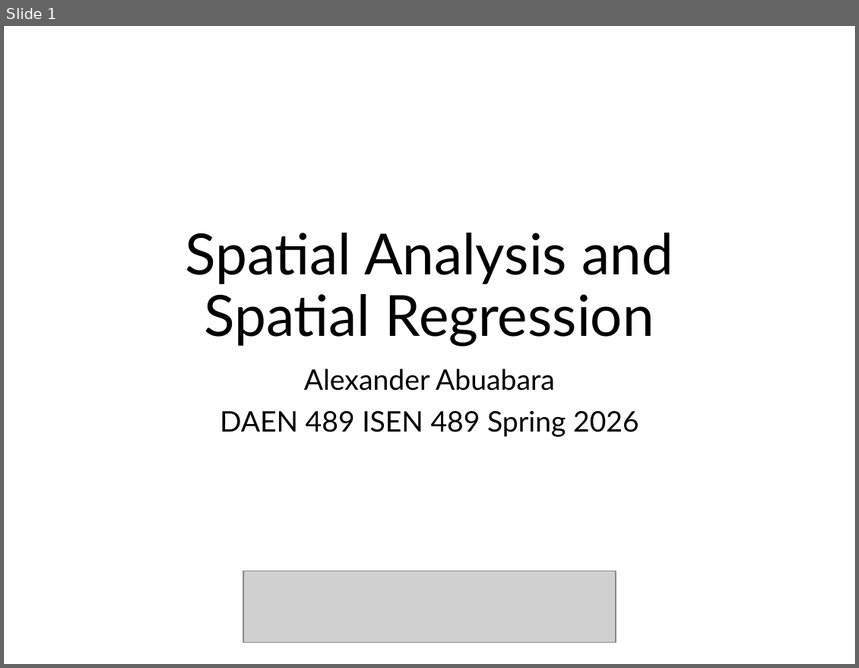
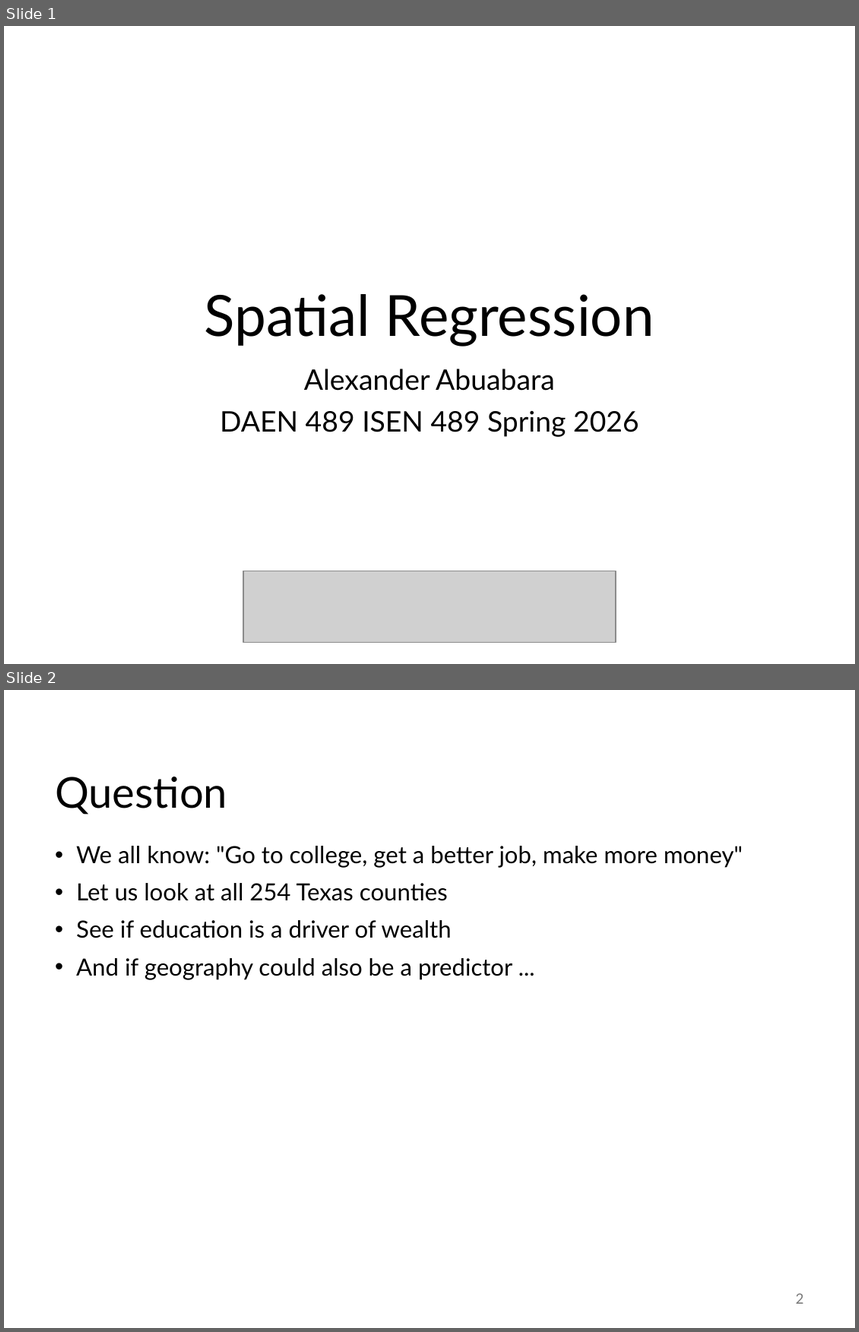
Before and after one commit to abuabara/abuabara.github.io, a slide deck: DAEN489S26/week13_slides.pptx. Shown one above the other, each under a label of ours: slide 1 before the commit, slides 1 and 2 after it. The pictures are 859x668 and 859x1332 pixels, drawn with LibreOffice and Linux fonts; fonts in the diff are those of the drawing; grey boxes stand for pictures. Boxes give left, top, right and bottom in pixels: in the first picture for what was removed or moved away, otherwise in the second. Text is boxed around its words. In the diff, an @@ line names an element or a change of style, - is before the commit and + after.

```diff
--- a/DAEN489S26/week13_slides.pptx
+++ b/DAEN489S26/week13_slides.pptx
@@ slide 2 added at (x1=4, y1=690, x2=855, y2=1328), background #FFFFFF @@
@@ title added at (x1=55, y1=777, x2=227, y2=815), 36 pt, text #000000 @@
+Question
@@ text added at (x1=76, y1=846, x2=743, y2=980), 20 pt, text #000000 @@
+• We all know: "Go to college, get a better job, make more money"
+• Let us look at all 254 Texas counties
+• See if education is a driver of wealth
+• And if geography could also be a predictor ...
@@ page number added at (x1=796, y1=1293, x2=804, y2=1304), 12 pt, text #797979 @@
+2
@@ slide 1 changed as well @@
@@ title at (x1=205, y1=294, x2=655, y2=346): text changed @@
-Spatial Analysis and
-Spatial Regression
+Spatial Regression
```
Also in this commit, not shown: 10 other slides changed, 18 other slides added, 1 other file.
